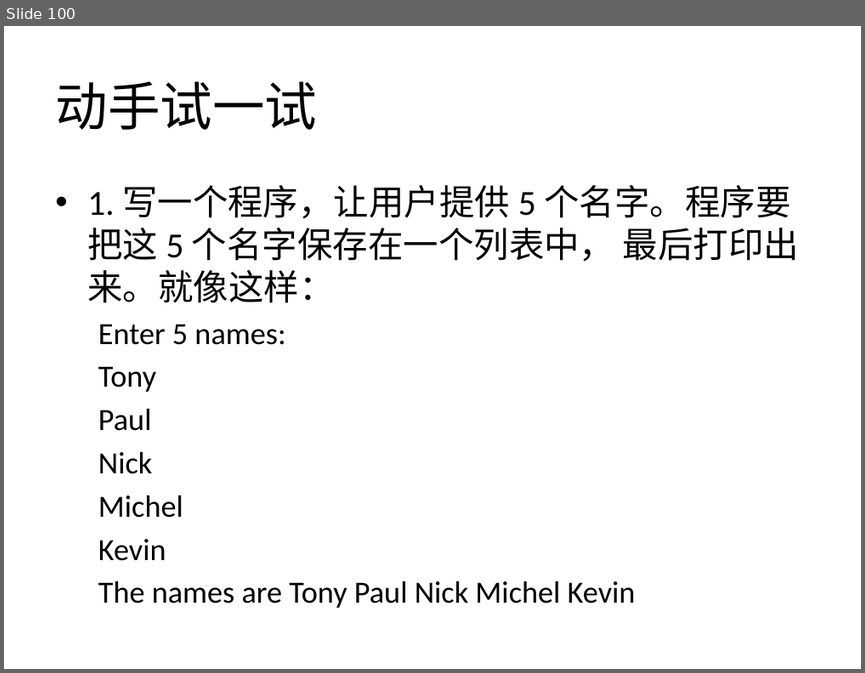
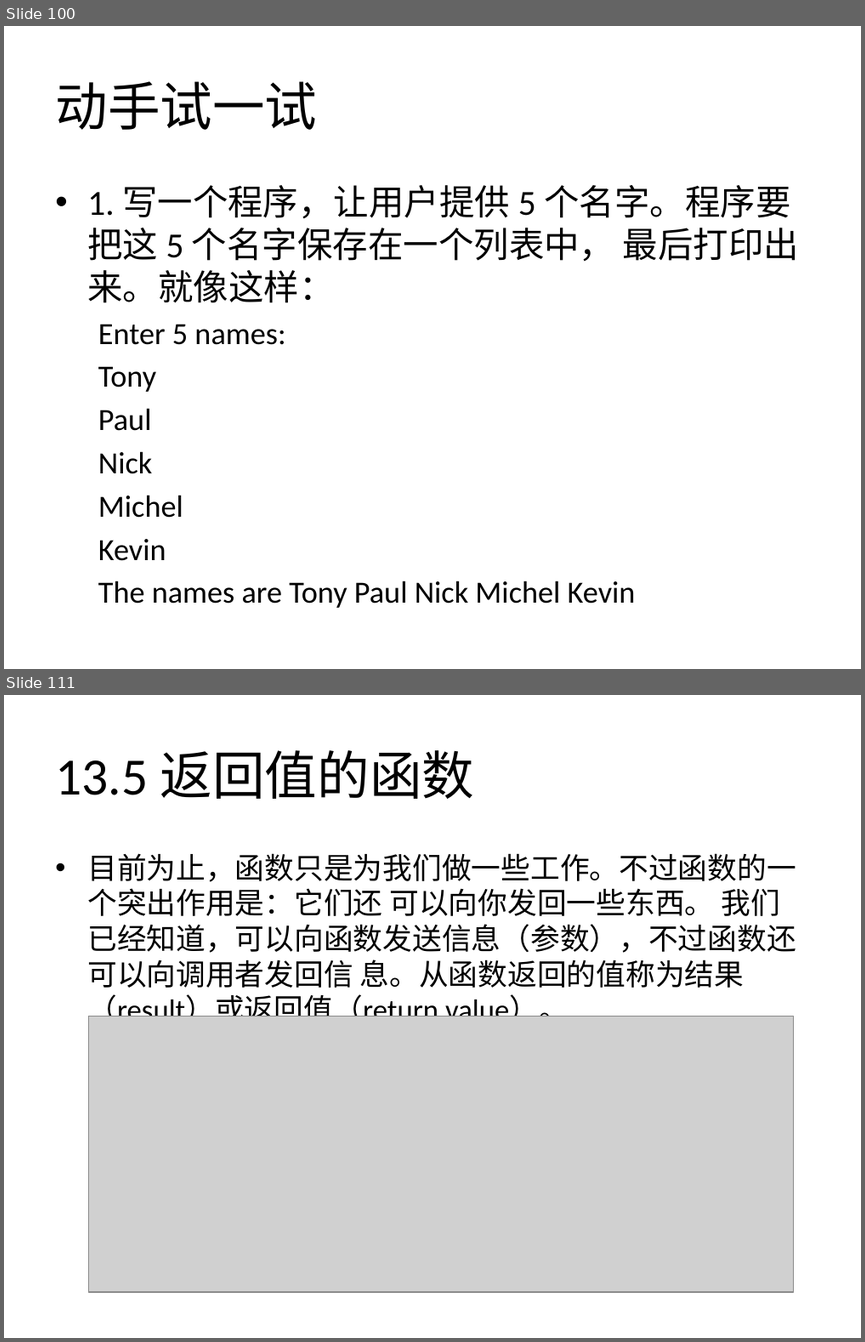
Before and after one commit to zhinan18/Python3, a slide deck: readme/Python3.pptx. Shown one above the other, each under a label of ours: slide 100 before the commit, slides 100 and 111 after it; the slides between them are not shown. The pictures are 865x673 and 865x1342 pixels, drawn with LibreOffice and Linux fonts; fonts in the diff are those of the drawing; grey boxes stand for pictures. Boxes give left, top, right and bottom in pixels: in the first picture for what was removed or moved away, otherwise in the second. Text is boxed around its words. In the diff, an @@ line names an element or a change of style, - is before the commit and + after.

```diff
--- a/readme/Python3.pptx
+++ b/readme/Python3.pptx
@@ slide 111 added at [4, 695, 861, 1338], background #FFFFFF @@
@@ title added at [55, 750, 475, 799], 44 pt, text #000000 @@
+13.5 返回值的函数
@@ text added at [87, 853, 796, 987], 24.8 pt, text #000000 @@
+• 目前为止，函数只是为我们做一些工作。不过函数的一个突出作用是：它们还 可以向你发回一些东西。 我们已经知道，可以向函数发送信息（参数），不过函数还可以向调用者发回信 息。从函数返回的值称为结果（result）或返回值（return value）。
@@ picture added at [88, 1016, 793, 1293] @@
```
Also in this commit, not shown: 15 other slides added, 11 other files.
